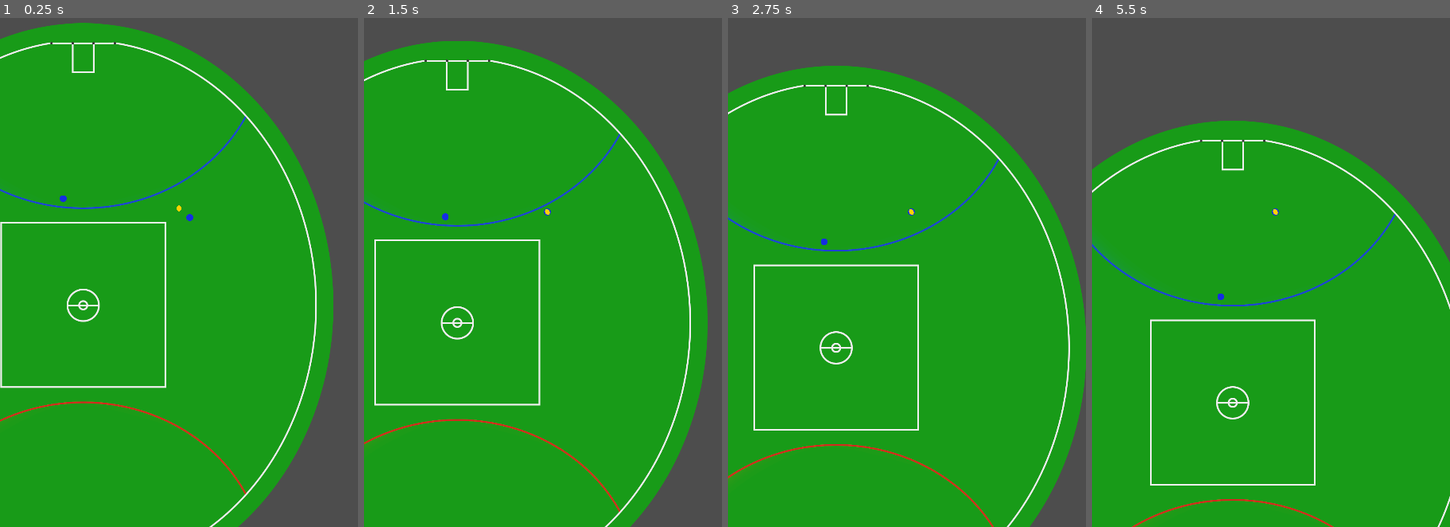
Above: before the commit, frames 1-4 (left to right).
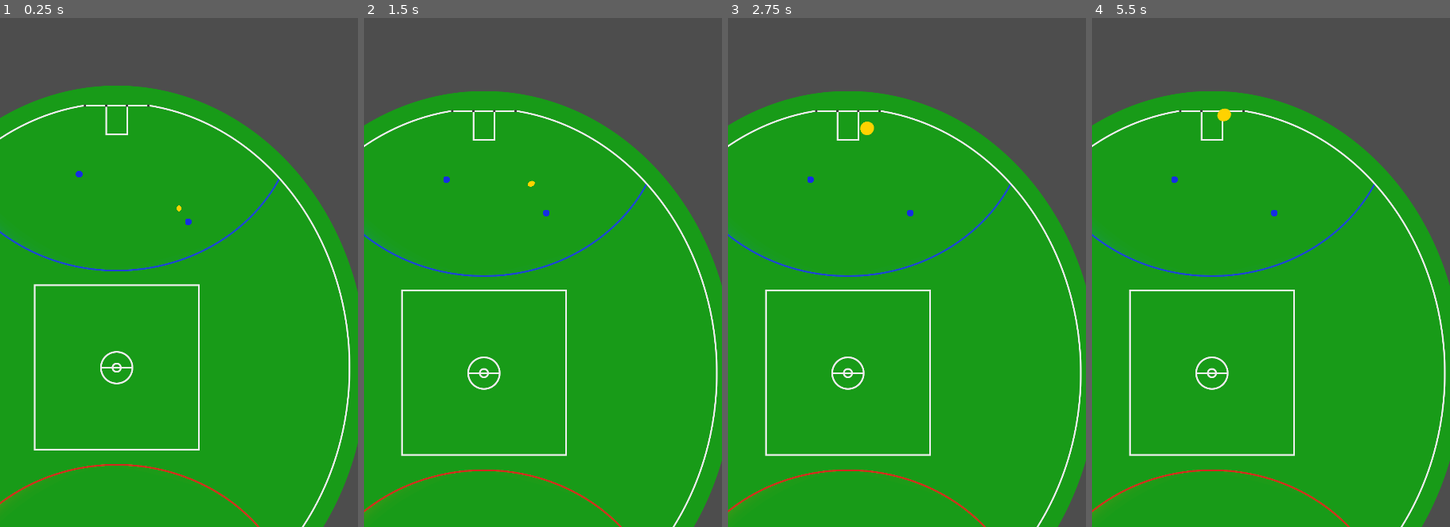
Above: after the commit, the same moments.

Repository: smartshark27/flat-footy
Game: Godot game, scene res://scenes/match.tscn
The game is run twice, just before and just after one commit, with the same random seed, the same clock (stepped at 60 frames per second) and the same inputs.
Inputs:
- Up to frame 1 (0.25 s): no input
- Up to frame 2 (1.5 s): tap Enter at 0.5 s
- Up to frame 3 (2.75 s): no input
- Up to frame 4 (5.5 s): no input

The runs differ from the first frame. In frame 1, 20% of the frame differs, in the area x 0-100%, y 0-100%; in frame 2, 16%; in frame 3, 10%; in frame 4, 9.5%.

Commit message:
Add post collisions

Diff:
--- a/project/scenes/match.tscn
+++ b/project/scenes/match.tscn
@@ -12,7 +12,7 @@
 [node name="Stadium" parent="." instance=ExtResource("1_8w50r")]
 
 [node name="Ball" parent="." instance=ExtResource("3_bigrn")]
-position = Vector2(829, 668)
+position = Vector2(728, 480)
 
 [node name="Team" type="Node2D" parent="." node_paths=PackedStringArray("ball")]
 script = ExtResource("3_ue071")
@@ -20,7 +20,7 @@
 attack_direction = "blue"
 
 [node name="Player" parent="Team" instance=ExtResource("2_sat0e")]
-position = Vector2(875, 707)
+position = Vector2(766, 535)
 
 [node name="Player2" parent="Team" instance=ExtResource("2_sat0e")]
-position = Vector2(462, 637)
+position = Vector2(427, 377)
--- /dev/null
+++ b/project/scenes/post.tscn
@@ -0,0 +1,9 @@
+[gd_scene load_steps=2 format=3 uid="uid://bnfnaf40wrt55"]
+
+[sub_resource type="CircleShape2D" id="CircleShape2D_l1iu1"]
+radius = 4.0
+
+[node name="RigidBody2D" type="StaticBody2D"]
+
+[node name="CollisionShape2D" type="CollisionShape2D" parent="."]
+shape = SubResource("CircleShape2D_l1iu1")
--- a/project/scenes/stadium.tscn
+++ b/project/scenes/stadium.tscn
@@ -1,6 +1,7 @@
-[gd_scene load_steps=3 format=3 uid="uid://ckp1y3vmjner3"]
+[gd_scene load_steps=4 format=3 uid="uid://ckp1y3vmjner3"]
 
 [ext_resource type="Texture2D" uid="uid://dlsnjuyka8o2o" path="res://art/MCG Field.png" id="1_pbptb"]
+[ext_resource type="PackedScene" uid="uid://bnfnaf40wrt55" path="res://scenes/post.tscn" id="2_7433m"]
 
 [sub_resource type="CircleShape2D" id="CircleShape2D_xfcjd"]
 radius = 705.0
@@ -25,3 +26,27 @@
 
 [node name="RedGoalMiddle" type="Node2D" parent="."]
 position = Vector2(755, 1642)
+
+[node name="BlueLeftBehindPost" parent="." instance=ExtResource("2_7433m")]
+position = Vector2(659, 60)
+
+[node name="BlueLeftGoalPost" parent="." instance=ExtResource("2_7433m")]
+position = Vector2(723, 60)
+
+[node name="BlueRightGoalPost" parent="." instance=ExtResource("2_7433m")]
+position = Vector2(787, 60)
+
+[node name="BlueRightBehindPost" parent="." instance=ExtResource("2_7433m")]
+position = Vector2(851, 60)
+
+[node name="RedLeftBehindPost" parent="." instance=ExtResource("2_7433m")]
+position = Vector2(659, 1639)
+
+[node name="RedLeftGoalPost" parent="." instance=ExtResource("2_7433m")]
+position = Vector2(723, 1640)
+
+[node name="RedRightGoalPost" parent="." instance=ExtResource("2_7433m")]
+position = Vector2(787, 1640)
+
+[node name="RedRightBehindPost" parent="." instance=ExtResource("2_7433m")]
+position = Vector2(851, 1639)
--- a/project/scripts/ball.gd
+++ b/project/scripts/ball.gd
@@ -30,12 +30,33 @@
 	velocity = direction * SPEED
 	move_and_slide()
 
+	_check_collision()
+
 	_set_height()
 
 	if global_position.distance_to(move_target) < 2:
 		_stop_moving()
 
 	_set_sprite_size_from_height()
+
+
+func _check_collision() -> void:
+	var collision = get_last_slide_collision()
+	if collision:
+		var collider = collision.get_collider()
+		var stadium = _get_stadium()
+		if collider in [stadium.get_node("BlueLeftBehindPost"), stadium.get_node("BlueRightBehindPost")]:
+			print("Hit blue behind post")
+			_stop_moving()
+		if collider in [stadium.get_node("BlueLeftGoalPost"), stadium.get_node("BlueRightGoalPost")]:
+			print("Hit blue goal post")
+			_stop_moving()
+		if collider in [stadium.get_node("RedLeftBehindPost"), stadium.get_node("RedRightBehindPost")]:
+			print("Hit red behind post")
+			_stop_moving()
+		if collider in [stadium.get_node("RedLeftGoalPost"), stadium.get_node("RedRightGoalPost")]:
+			print("Hit red goal post")
+			_stop_moving()
 
 
 func _set_height() -> void:
@@ -55,3 +76,11 @@
 	var new_scale = BASE_SPRITE_SCALE + HEIGHT_TO_SPRITE_SCALE * height
 	var spin_scale = new_scale * lerpf(1.0, 0.5, fmod(height, HEIGHT_PER_SPIN) / HEIGHT_PER_SPIN)
 	$Sprite2D.scale = Vector2(new_scale, spin_scale)
+
+
+func _get_stadium() -> Node2D:
+	return _get_match().get_node("Stadium")
+
+
+func _get_match() -> Node2D:
+	return get_parent()
--- a/project/scripts/player.gd
+++ b/project/scripts/player.gd
@@ -30,9 +30,10 @@
 	var distance_from_goal: float = _get_distance_from_goal()
 	if distance_from_goal < kick_range:
 		var kick_at_goal_chance: float = (kick_range - distance_from_goal) / kick_range
-		if randf() < kick_at_goal_chance:
-			_kick_ball_at_goal()
-			state = Globals.PlayerState.STANDING
+	 	#Tmp always kick immediately
+		#if randf() < kick_at_goal_chance:
+		_kick_ball_at_goal()
+		state = Globals.PlayerState.STANDING
 
 
 func _get_distance_from_goal() -> float:
@@ -45,7 +46,7 @@
 	var kick_aim_length: float = maxf(MAX_KICK_METRES * Globals.PIXEL_PER_METRE,
 			_get_distance_from_goal() + 10)
 	var target_direction: Vector2 = (
-		_get_stadium().get_node("BlueGoalMiddle").global_position - global_position
+		_get_stadium().get_node("BlueGoalMiddle").global_position + Vector2(30, 0) - global_position
 	).normalized()
 	var target_point: Vector2 = global_position + (target_direction * kick_aim_length)
 
--- a/project/scripts/team.gd
+++ b/project/scripts/team.gd
@@ -7,7 +7,7 @@
 # Called when the node enters the scene tree for the first time.
 func _ready() -> void:
 	$Player.state = Globals.PlayerState.SEEKING_BALL
-	$Player2.state = Globals.PlayerState.SEEKING_BALL
+	#$Player2.state = Globals.PlayerState.SEEKING_BALL
 
 
 # Called every frame. 'delta' is the elapsed time since the previous frame.
